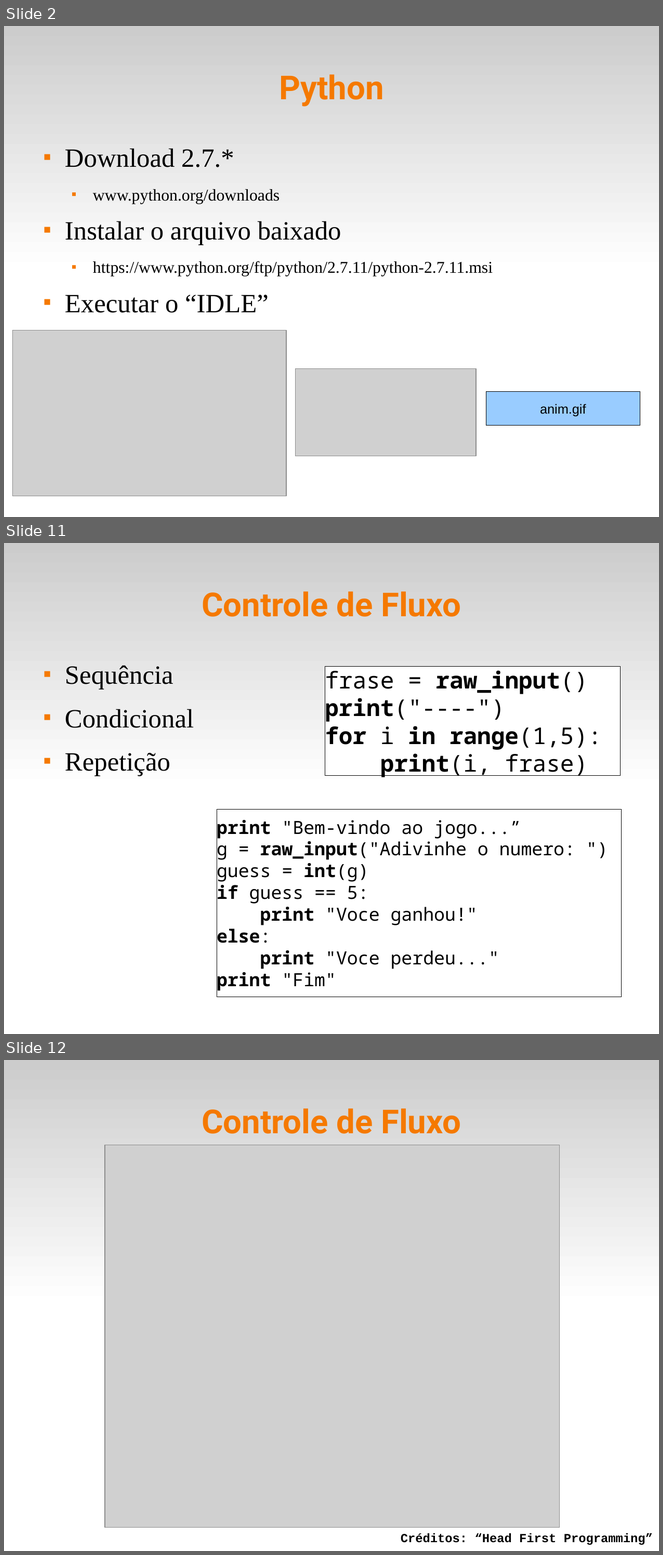
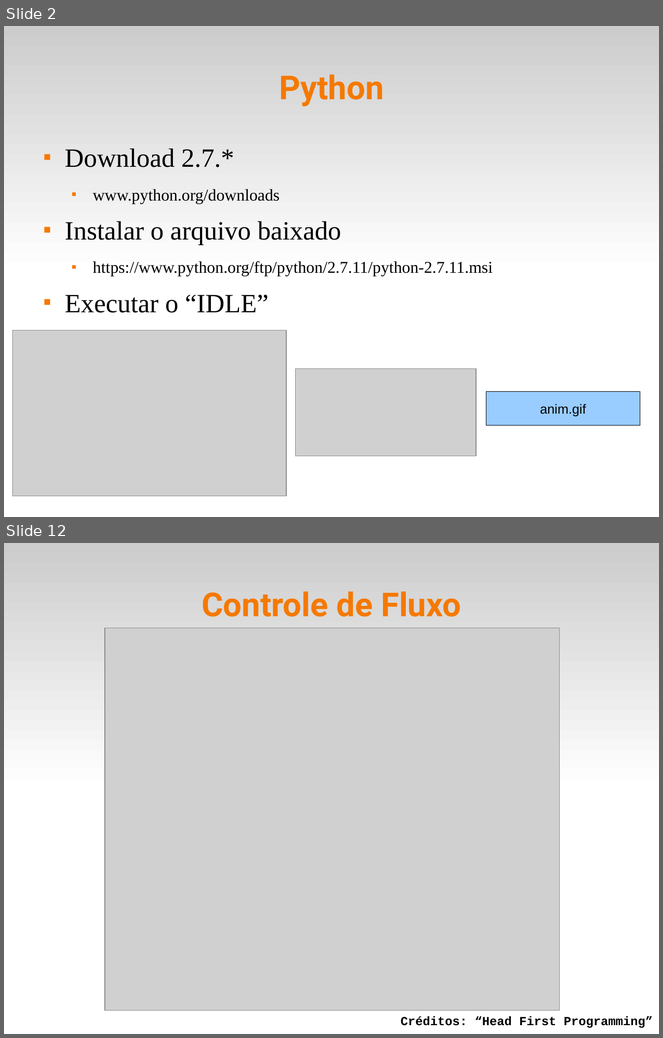
Before and after one commit to fsantanna-uerj/IPD, a slide deck: slides/ipd-03.odp. Shown one above the other, each under a label of ours: slides 2, 11 and 12 before the commit, slides 2 and 12 after it; the slides between them are not shown. The pictures are 663x1555 and 663x1038 pixels, drawn with LibreOffice and Linux fonts; fonts in the diff are those of the drawing; grey boxes stand for pictures. Boxes give left, top, right and bottom in pixels: in the first picture for what was removed or moved away, otherwise in the second. Text is boxed around its words. In the diff, an @@ line names an element or a change of style, - is before the commit and + after.

```diff
--- a/slides/ipd-03.odp
+++ b/slides/ipd-03.odp
@@ slide 11 removed at [4,543,659,1034], background #FFFFFF; not listed: 1 template element that a slide beside it also shows @@
@@ title removed at [202,591,461,617] @@
-Controle de Fluxo
@@ text removed at [65,665,194,776] @@
-■ Sequência
-■ Condicional
-■ Repetição
@@ rectangle removed at [325,667,621,776] @@
-frase = raw_input()
-print("----")
-for i in range(1,5):
-print(i, frase)
@@ rectangle removed at [217,809,622,997] @@
-print "Bem-vindo ao jogo...”
-g = raw_input("Adivinhe o numero: ")
-guess = int(g)
-if guess == 5:
-print "Voce ganhou!"
-else:
-print "Voce perdeu..."
-print "Fim"
```
Also in this commit, not shown: 10 slides changed, 3 slides added, 2 other slides removed, 4 other files.
